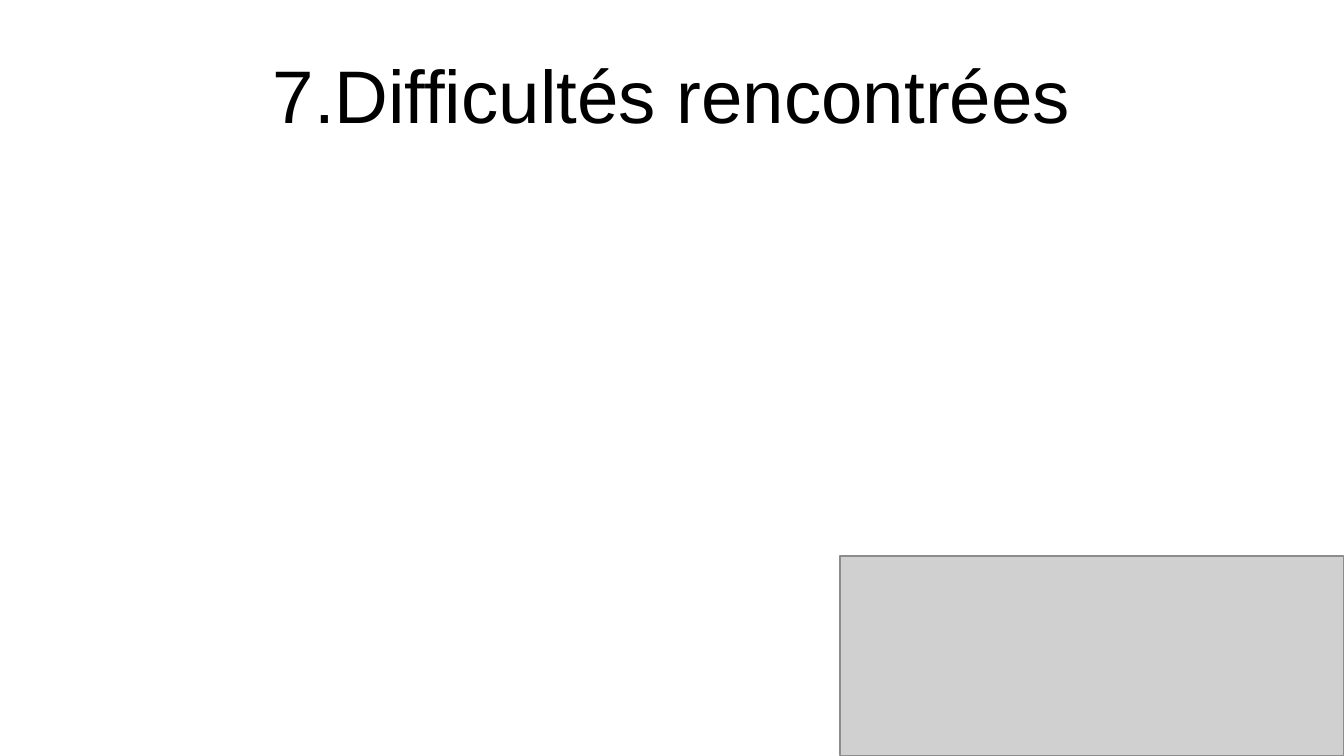
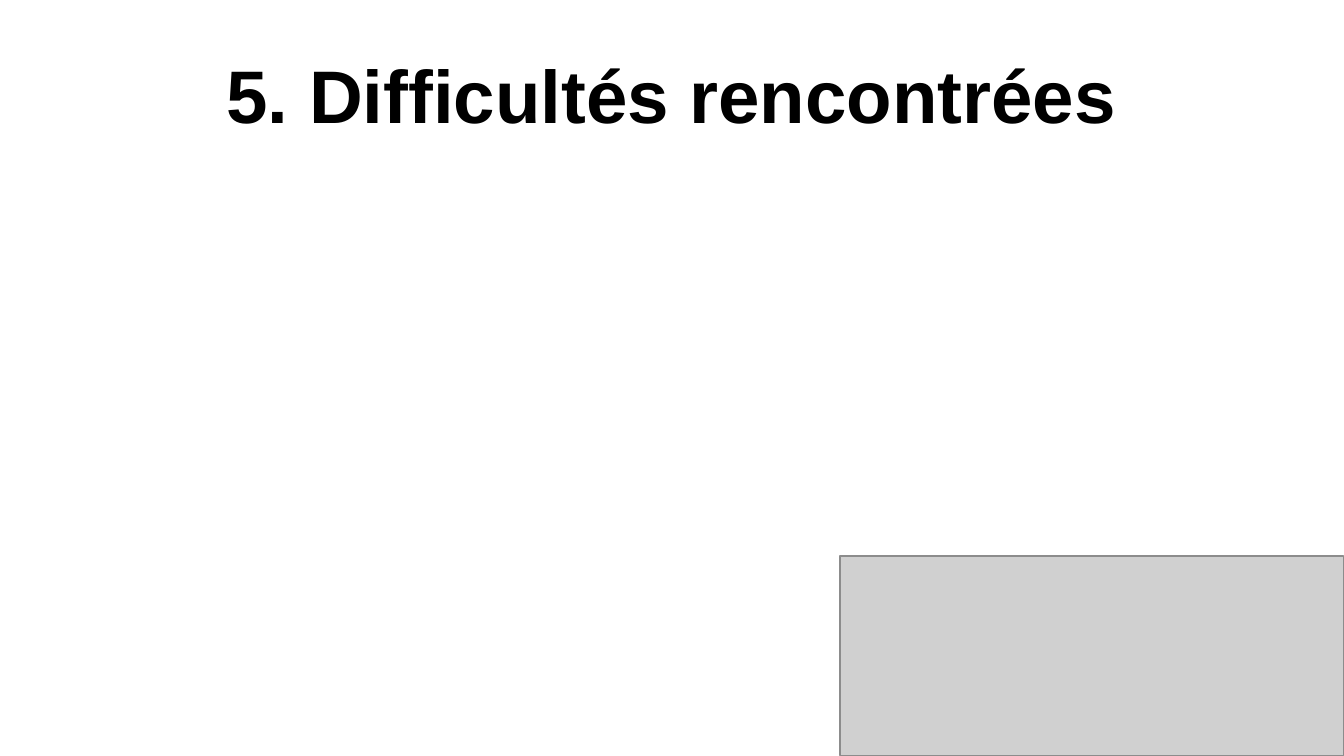
Before and after one commit to Noahrng/Projet_IA_Chess, a slide deck: slide 7 of diapo/projetIACHESS.odp (slide 9 before the commit). Drawn at 1344x756 pixels with LibreOffice and Linux fonts; fonts in the diff are those of the drawing; grey boxes stand for pictures. Boxes give left, top, right and bottom in pixels: in the first picture for what was removed or moved away, otherwise in the second. Text is boxed around its words. In the diff, an @@ line names an element or a change of style, - is before the commit and + after.

```diff
--- a/diapo/projetIACHESS.odp
+++ b/diapo/projetIACHESS.odp
@@ title at <box>226,68,1116,124</box>: text changed; bold on @@
-7.Difficultés rencontrées
+5. Difficultés rencontrées
```
Also in this commit, not shown: 5 other slides changed, 2 slides added, 4 slides removed, 1 other file.
